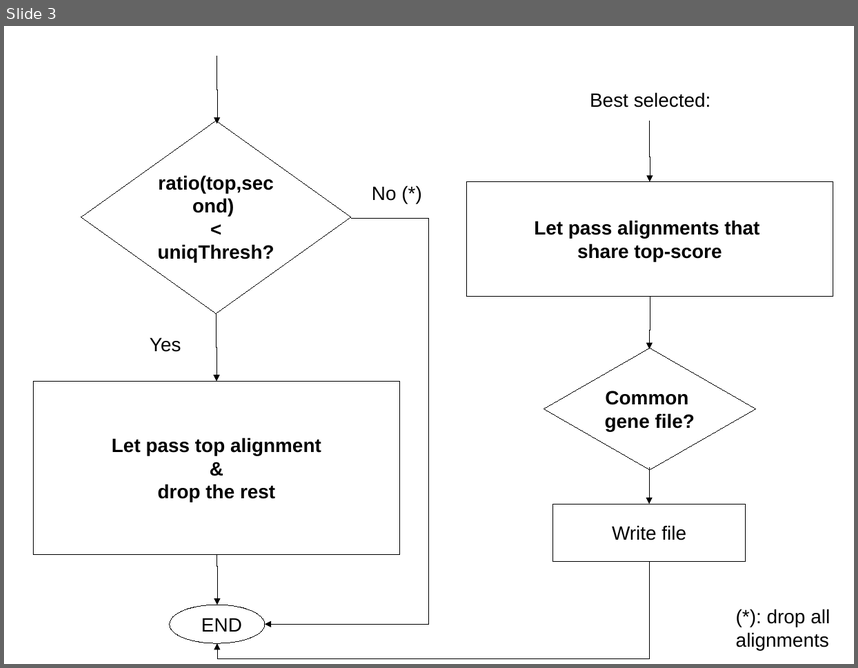
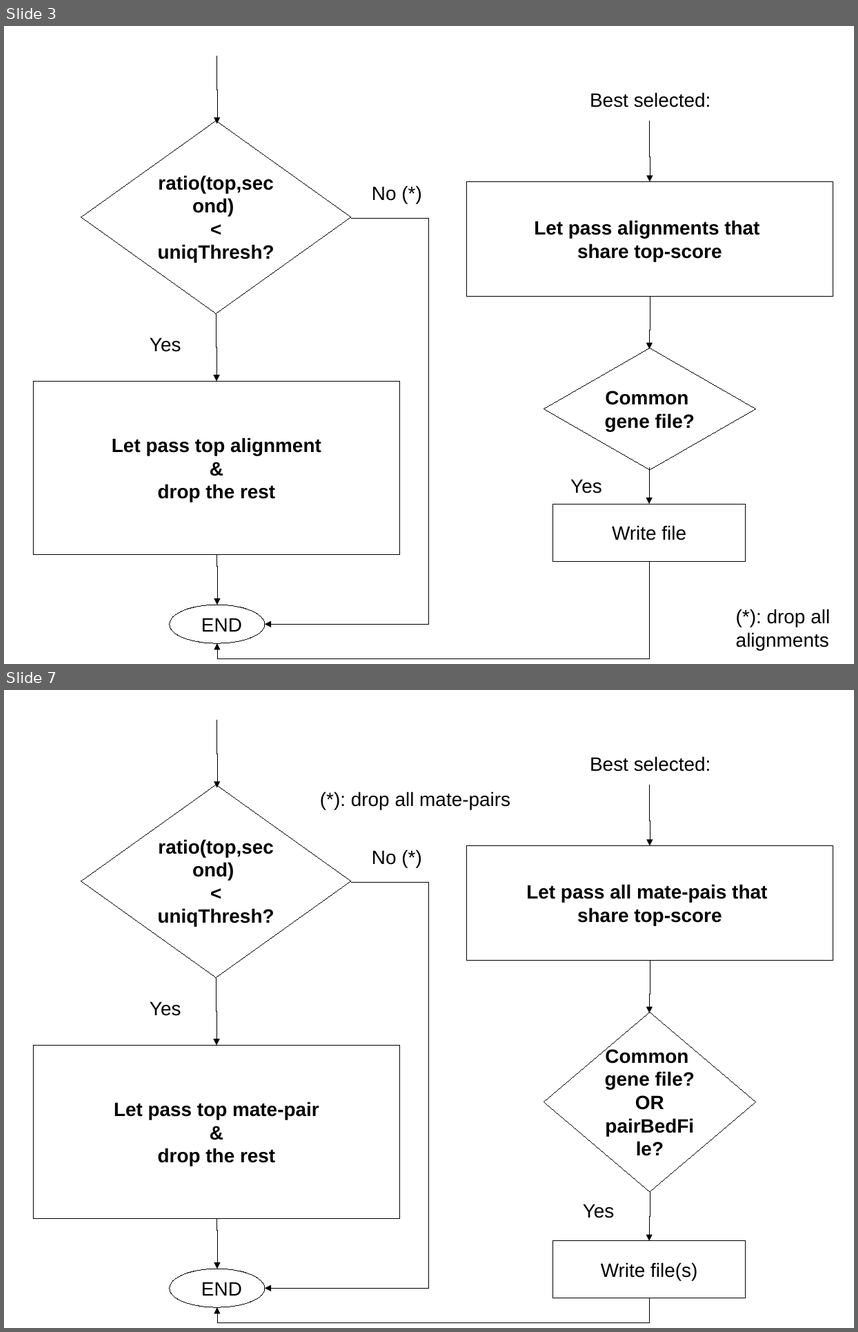
Before and after one commit to Gaius-Augustus/Augustus, a slide deck: auxprogs/filterBam/filterBam.odp. Shown one above the other, each under a label of ours: slide 3 before the commit, slides 3 and 7 after it; the slides between them are not shown. The pictures are 858x668 and 858x1332 pixels, drawn with LibreOffice and Linux fonts; fonts in the diff are those of the drawing. Boxes give left, top, right and bottom in pixels: in the first picture for what was removed or moved away, otherwise in the second. Text is boxed around its words. In the diff, an @@ line names an element or a change of style, - is before the commit and + after.

```diff
--- a/auxprogs/filterBam/filterBam.odp
+++ b/auxprogs/filterBam/filterBam.odp
@@ slide 7 added at (4, 690, 854, 1328), background #FFFFFF @@
@@ elbow arrow added from (217, 720) to (217, 788), #000000 0 pt @@
@@ text added at (590, 756, 711, 771), 18 pt, text #000000 @@
+Best selected:
@@ diamond added at (81, 784, 351, 977), outline #000000 0 pt, 18 pt, text #000000, bold @@
+ratio(top,second)
+<
+uniqThresh?
@@ text added at (351, 791, 510, 809), 18 pt, text #000000 @@
+(*): drop all mate-pairs
@@ elbow arrow added from (650, 785) to (651, 846), #000000 0 pt @@
@@ text added at (372, 850, 397, 865), 18 pt, text #000000 @@
+No (*)
@@ rectangle added at (467, 846, 833, 960), outline #000000 0 pt, 18 pt, text #000000, bold @@
+Let pass all mate-pais that
+share top-score
@@ elbow arrow added from (351, 881) to (265, 1288), #000000 0 pt @@
@@ elbow arrow added from (216, 977) to (217, 1045), #000000 0 pt @@
@@ elbow arrow added from (650, 960) to (650, 1013), #000000 0 pt @@
@@ text added at (150, 1001, 181, 1016), 18 pt, text #000000 @@
+Yes
@@ diamond added at (544, 1012, 756, 1192), outline #000000 0 pt, 18 pt, text #000000, bold @@
+Common
+gene file?
+OR
+pairBedFile?
@@ rectangle added at (33, 1045, 400, 1219), outline #000000 0 pt, 18 pt, text #000000, bold @@
+Let pass top mate-pair
+&
+drop the rest
@@ text added at (583, 1203, 615, 1218), 18 pt, text #000000 @@
+Yes
@@ elbow arrow added from (651, 1192) to (650, 1241), #000000 0 pt @@
@@ elbow arrow added from (217, 1219) to (217, 1268), #000000 0 pt @@
@@ rectangle added at (553, 1241, 746, 1298), outline #000000 0 pt, 18 pt, text #000000 @@
+Write file(s)
@@ ellipse added at (170, 1268, 266, 1307), outline #000000 0 pt @@
@@ text added at (201, 1281, 242, 1295), 18 pt, text #000000 @@
+END
@@ elbow arrow added from (650, 1298) to (217, 1307), #000000 0 pt @@
@@ slide 3 changed as well @@
@@ text added at (570, 479, 602, 493), 18 pt, text #000000 @@
+Yes
```
Also in this commit, not shown: 2 other slides changed, 3 other slides added.
